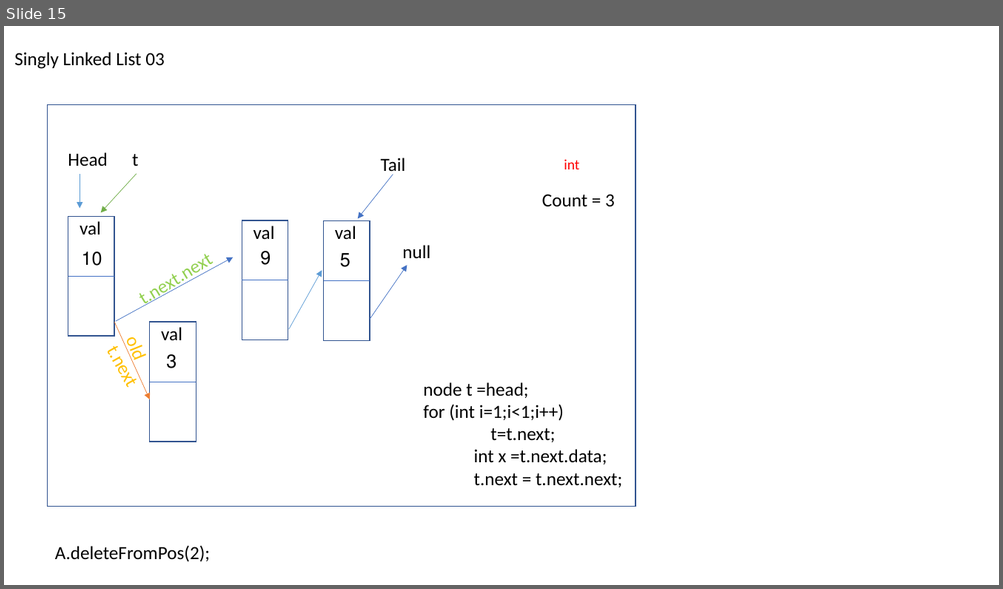
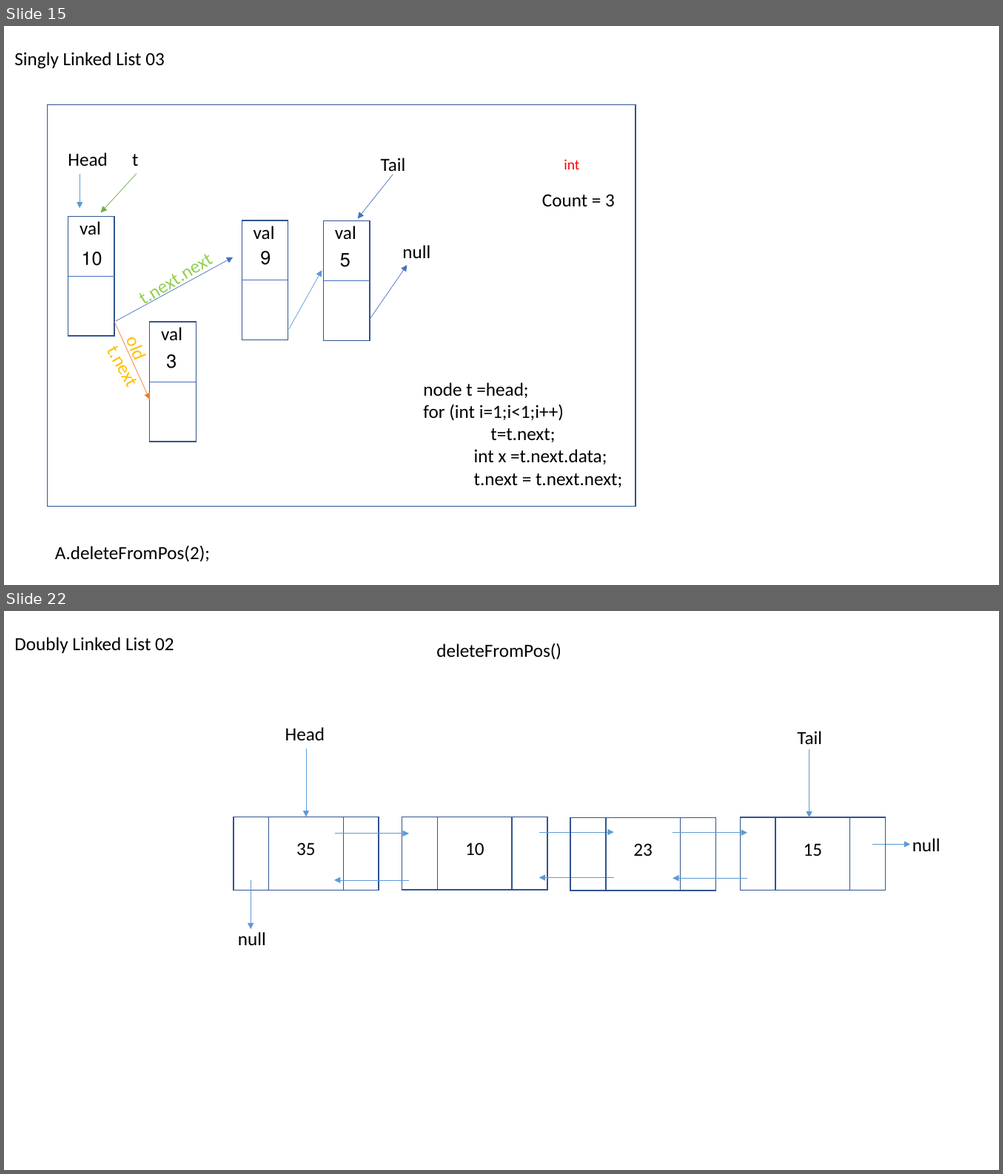
Before and after one commit to abdallahTalafha/Java-DataStructure, a slide deck: DATA STRUCTURE POWERPOINT.pptx. Shown one above the other, each under a label of ours: slide 15 before the commit, slides 15 and 22 after it; the slides between them are not shown. The pictures are 1003x589 and 1003x1174 pixels, drawn with LibreOffice and Linux fonts; fonts in the diff are those of the drawing. Boxes give left, top, right and bottom in pixels: in the first picture for what was removed or moved away, otherwise in the second. Text is boxed around its words. In the diff, an @@ line names an element or a change of style, - is before the commit and + after.

Commit message:
Doubly Linked List

```diff
--- a/DATA STRUCTURE POWERPOINT.pptx
+++ b/DATA STRUCTURE POWERPOINT.pptx
@@ slide 22 added at (x1=4, y1=611, x2=999, y2=1170), background #FFFFFF @@
@@ text added at (x1=14, y1=637, x2=174, y2=653), 18 pt, text #000000 @@
+Doubly Linked List 02
@@ text added at (x1=436, y1=643, x2=561, y2=660), 18 pt, text #000000 @@
+deleteFromPos()
@@ text added at (x1=285, y1=727, x2=324, y2=741), 18 pt, text #000000 @@
+Head
@@ text added at (x1=797, y1=731, x2=822, y2=744), 18 pt, text #000000 @@
+Tail
@@ arrow added from (306, 749) to (306, 817), #5B9BD5 0.5 pt @@
@@ arrow added from (809, 750) to (809, 817), #5B9BD5 0.5 pt @@
@@ rectangle added at (x1=233, y1=817, x2=378, y2=890), outline #325491 1 pt @@
@@ rectangle added at (x1=269, y1=817, x2=344, y2=890), outline #325491 1 pt @@
@@ rectangle added at (x1=402, y1=817, x2=548, y2=890), outline #325491 1 pt @@
@@ rectangle added at (x1=438, y1=817, x2=512, y2=890), outline #325491 1 pt @@
@@ arrow added from (539, 832) to (614, 832), #5B9BD5 0.5 pt @@
@@ rectangle added at (x1=570, y1=817, x2=716, y2=891), outline #325491 1 pt @@
@@ rectangle added at (x1=606, y1=817, x2=680, y2=891), outline #325491 1 pt @@
@@ arrow added from (672, 832) to (747, 832), #5B9BD5 0.5 pt @@
@@ rectangle added at (x1=740, y1=817, x2=885, y2=891), outline #325491 1 pt @@
@@ rectangle added at (x1=776, y1=817, x2=850, y2=891), outline #325491 1 pt @@
@@ text added at (x1=296, y1=843, x2=316, y2=855), 18 pt, text #000000 @@
+35
@@ arrow added from (335, 833) to (409, 833), #5B9BD5 0.5 pt @@
@@ text added at (x1=465, y1=843, x2=484, y2=855), 18 pt, text #000000 @@
+10
@@ text added at (x1=633, y1=843, x2=652, y2=856), 18 pt, text #000000 @@
+23
@@ text added at (x1=803, y1=843, x2=822, y2=856), 18 pt, text #000000 @@
+15
@@ arrow added from (873, 845) to (910, 845), #5B9BD5 0.5 pt @@
@@ text added at (x1=912, y1=838, x2=940, y2=851), 18 pt, text #000000 @@
+null
@@ arrow added from (251, 880) to (251, 930), #5B9BD5 0.5 pt @@
@@ arrow added from (409, 880) to (335, 880), #5B9BD5 0.5 pt @@
@@ arrow added from (614, 878) to (539, 878), #5B9BD5 0.5 pt @@
@@ arrow added from (747, 878) to (672, 878), #5B9BD5 0.5 pt @@
@@ text added at (x1=238, y1=932, x2=266, y2=946), 18 pt, text #000000 @@
+null
```
Also in this commit, not shown: 6 other slides added, 11 other files.
